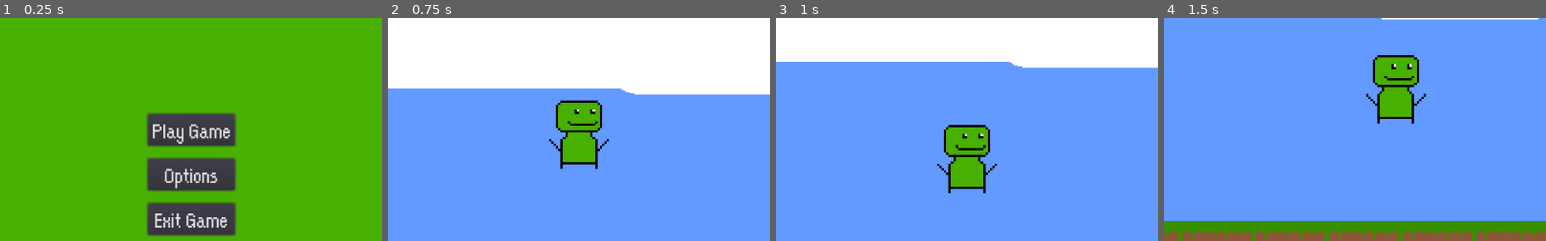
Above: before the commit, frames 1-4 (left to right).
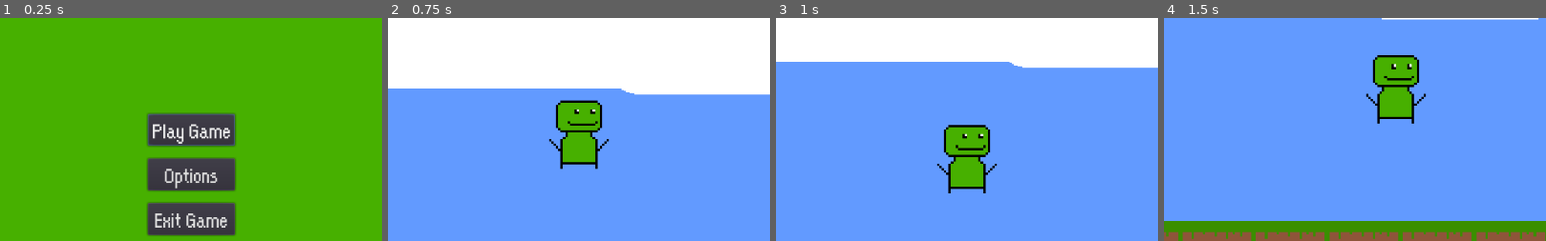
Above: after the commit, the same moments.

Repository: skepticn8/The-Alien
Game: Godot game, scene res://Scenes/MainMenu.tscn
Same seed, same stepped clock (60 frames per second), same inputs: the game is played once before the commit and once after it.
Inputs:
- Up to frame 1 (0.25 s): no input
- Up to frame 2 (0.75 s): click "Play Game" at 0.5 s
- Up to frame 3 (1 s): no input
- Up to frame 4 (1.5 s): tap Enter (ui_accept) at 1.25 s; hold Right (ui_right) from 1.28 s (still down)
The pictures show only the part of the screen within x 25-75%, y 25-75%; the shares and areas given below are measured in that part.

The runs differ from the first frame. In frame 1, 0.2% of the frame differs, in the area x 38-62%, y 43-58%; in frame 2, nothing differs; in frame 3, nothing differs; in frame 4, nothing differs.

Commit message:
Update MainMenu.gd

Diff:
--- a/Scripts/MainMenu.gd
+++ b/Scripts/MainMenu.gd
@@ -1,4 +1,9 @@
 extends Control
+
+func _ready():
+	$ExitGame.grab_focus()
+	$Options.grab_focus()
+	$PlayGame.grab_focus()
 
 func _on_PlayGame_pressed():
 	get_tree().change_scene("res://Scenes/Level01.tscn")
